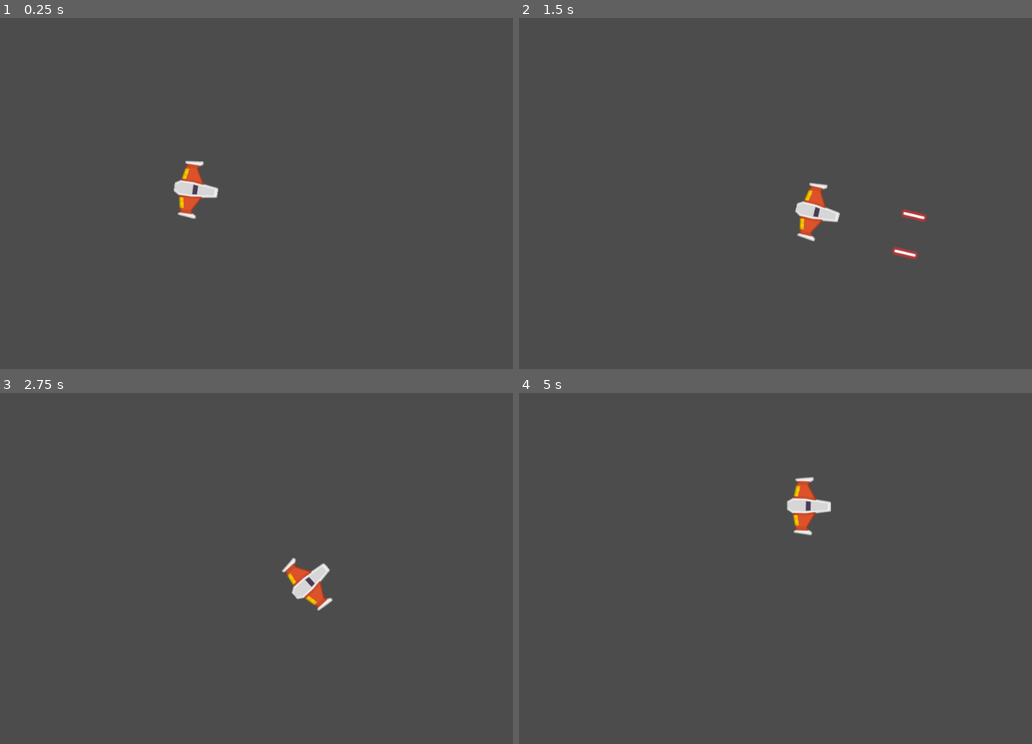
Above: before the commit, frames 1-4 (two rows, left to right).
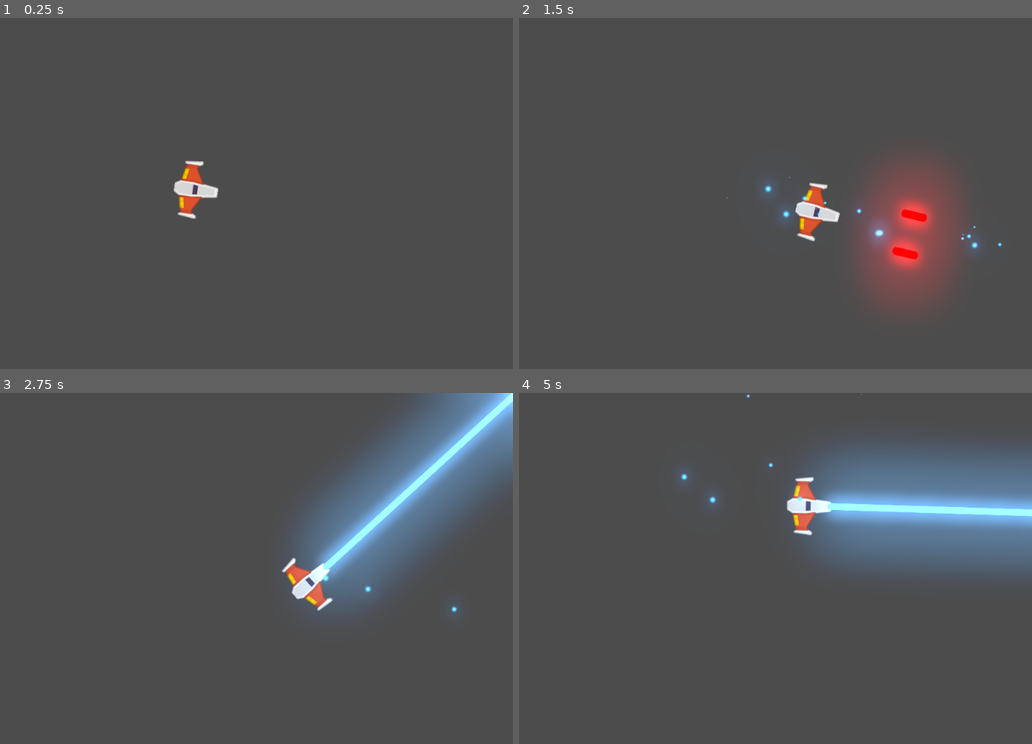
Above: after the commit, the same moments.

Repository: gmr1990/GODOT_CURSO_PIXEL_LAB_ETAPA3_Meteoritos
Game: Godot game, scene res://juego/Niveles/NivelTest.tscn
Two runs of this game, one before a commit and one after it. Both use one fixed random seed, a clock stepped at 60 frames per second and the inputs below.
Inputs:
- Up to frame 1 (0.25 s): no input
- Up to frame 2 (1.5 s): hold W (mover_adelante) 0.53-1.28 s; hold L (disparo_secundario, bound only after the commit) 0.53-1.28 s; hold S (mover_atras) from 1.28 s (still down); tap Space (disparo_principal) at 1.35 s
- Up to frame 3 (2.75 s): tap L (disparo_secundario, bound only after the commit) at 1.55, 2.3 s; release S (mover_atras) at 2.03 s; hold W (mover_adelante) from 2.03 s (still down); hold A (rotar_antihorario) from 2.03 s (still down)
- Up to frame 4 (5 s): release A (rotar_antihorario) at 2.78 s; tap D (rotar_horario) at 2.85 s; tap L (disparo_secundario, bound only after the commit) at 3.05, 4.35 s; release W (mover_adelante) at 3.53 s; hold L (disparo_secundario, bound only after the commit) 3.53-4.28 s; hold S (mover_atras) from 3.53 s (still down)

The runs differ from the first frame. In frame 2, 7.1% of the frame differs, in the area x 40-95%, y 40-83%; in frame 3, 16%; in frame 4, 16%, in the area x 31-100%, y 0-53%.

Commit message:
efectos Glow

Diff:
--- a/default_env.tres
+++ b/default_env.tres
@@ -1,5 +1,11 @@
 [gd_resource type="Environment" load_steps=2 format=2]
+
 [sub_resource type="ProceduralSky" id=1]
+
 [resource]
-background_mode = 2
+background_mode = 4
 background_sky = SubResource( 1 )
+glow_enabled = true
+glow_intensity = 0.6
+glow_blend_mode = 0
+glow_bicubic_upscale = true
--- a/juego/Naves/Player/Player.gd
+++ b/juego/Naves/Player/Player.gd
@@ -13,9 +13,18 @@
 
 # Atributos Onready
 onready var canion:Canion = $Canion
+onready var laser:RayoLaser = $LaserBeam2D
 
 
 ## Metodos
+func _unhandled_input(event: InputEvent) -> void:
+	# Veo si se presiona tecla de Disparo Rayo
+	if event.is_action_pressed("disparo_secundario"):
+		laser.set_is_casting(true)
+
+	if event.is_action_released("disparo_secundario"):
+		laser.set_is_casting(false)
+
 func _integrate_forces(state: Physics2DDirectBodyState) -> void:
 	apply_central_impulse(empuje.rotated(rotation))
 	apply_torque_impulse(dir_rotacion * potencia_rotacion)
@@ -24,6 +33,8 @@
 
 func _process(delta: float) -> void:
 	player_input()
+
+
 
 ## Metodos Custom
 func player_input() -> void:
--- a/juego/Naves/Player/Player.tscn
+++ b/juego/Naves/Player/Player.tscn
@@ -1,7 +1,9 @@
-[gd_scene load_steps=5 format=2]
+[gd_scene load_steps=7 format=2]
 
 [ext_resource path="res://juego/Naves/Player/player_orange.png" type="Texture" id=1]
 [ext_resource path="res://juego/Proyectiles/Canion.tscn" type="PackedScene" id=2]
+[ext_resource path="res://juego/Proyectiles/Laser/LaserBeam2D.tscn" type="PackedScene" id=3]
+[ext_resource path="res://juego/SoundFX/Disparo Laser002B.ogg" type="AudioStream" id=4]
 
 [sub_resource type="PhysicsMaterial" id=1]
 friction = 0.0
@@ -32,4 +34,10 @@
 [node name="PuntoDerecho" parent="Canion" index="1"]
 position = Vector2( 0, 33 )
 
+[node name="DisparoSFX" parent="Canion" index="2"]
+stream = ExtResource( 4 )
+
+[node name="LaserBeam2D" parent="." instance=ExtResource( 3 )]
+position = Vector2( 36.5377, -0.314987 )
+
 [editable path="Canion"]
--- a/juego/Niveles/NivelTest.tscn
+++ b/juego/Niveles/NivelTest.tscn
@@ -1,7 +1,8 @@
-[gd_scene load_steps=4 format=2]
+[gd_scene load_steps=5 format=2]
 
 [ext_resource path="res://juego/Naves/Player/Player.tscn" type="PackedScene" id=1]
 [ext_resource path="res://juego/Naves/Player/Player.gd" type="Script" id=2]
+[ext_resource path="res://default_env.tres" type="Environment" id=3]
 [ext_resource path="res://juego/Niveles/Nivel.gd" type="Script" id=4]
 
 [node name="NivelTest" type="Node2D"]
@@ -13,3 +14,6 @@
 can_sleep = false
 script = ExtResource( 2 )
 potencia_rotacion = 6
+
+[node name="WorldEnvironment" type="WorldEnvironment" parent="."]
+environment = ExtResource( 3 )
--- a/juego/Proyectiles/Canion.gd
+++ b/juego/Proyectiles/Canion.gd
@@ -42,7 +42,7 @@
 
 func disparar() -> void:
 	esta_enfriado = false
-	disparo_sfx.play()
+	#disparo_sfx.play()
 	timer_enfriamiento.start()
 	disparo_sfx.play()
 	for punto_disparo in puntos_disparo:
--- /dev/null
+++ b/juego/Proyectiles/Laser/LaserBeam2D.gd
@@ -0,0 +1,86 @@
+# Casts a laser along a raycast, emitting particles on the impact point.
+# Use `is_casting` to make the laser fire and stop.
+# You can attach it to a weapon or a ship; the laser will rotate with its parent.
+class_name RayoLaser
+extends RayCast2D
+
+# Speed at which the laser extends when first fired, in pixels per seconds.
+export var cast_speed := 7000.0
+# Maximum length of the laser in pixels.
+export var max_length := 1400.0
+# Base duration of the tween animation in seconds.
+export var growth_time := 0.1
+
+# If `true`, the laser is firing.
+# It plays appearing and disappearing animations when it's not animating.
+# See `appear()` and `disappear()` for more information.
+var is_casting := false setget set_is_casting
+
+onready var fill := $FillLine2D
+onready var tween := $Tween
+onready var casting_particles := $CastingParticles2D
+onready var collision_particles := $CollisionParticles2D
+onready var beam_particles := $BeamParticles2D
+
+onready var line_width: float = fill.width
+
+onready var laser_sfx: AudioStreamPlayer2D = $LaserSFX
+
+func _ready() -> void:
+	set_physics_process(false)
+	fill.points[1] = Vector2.ZERO
+
+
+func _physics_process(delta: float) -> void:
+	cast_to = (cast_to + Vector2.RIGHT * cast_speed * delta).clamped(max_length)
+	cast_beam()
+
+# Metodo que prende y apaga el laser
+func set_is_casting(cast: bool) -> void:
+	is_casting = cast
+
+	if is_casting:
+		laser_sfx.play() #Ejecuta el sonido
+		cast_to = Vector2.ZERO
+		fill.points[1] = cast_to
+		appear()
+	else:
+		laser_sfx.stop() # Si se suelta se detiene el sonido
+		collision_particles.emitting = false
+		disappear()
+
+	set_physics_process(is_casting)
+	beam_particles.emitting = is_casting
+	casting_particles.emitting = is_casting
+
+
+# Controls the emission of particles and extends the Line2D to `cast_to` or the ray's
+# collision point, whichever is closest.
+func cast_beam() -> void:
+	var cast_point := cast_to
+
+	force_raycast_update()
+	collision_particles.emitting = is_colliding()
+
+	if is_colliding():
+		cast_point = to_local(get_collision_point())
+		collision_particles.global_rotation = get_collision_normal().angle()
+		collision_particles.position = cast_point
+
+	fill.points[1] = cast_point
+	beam_particles.position = cast_point * 0.5
+	beam_particles.process_material.emission_box_extents.x = cast_point.length() * 0.5
+
+
+func appear() -> void:
+	if tween.is_active():
+		tween.stop_all()
+	tween.interpolate_property(fill, "width", 0, line_width, growth_time * 2)
+	tween.start()
+
+
+func disappear() -> void:
+	if tween.is_active():
+		tween.stop_all()
+	tween.interpolate_property(fill, "width", fill.width, 0, growth_time)
+	tween.start()
--- /dev/null
+++ b/juego/Proyectiles/Laser/LaserBeam2D.tscn
@@ -0,0 +1,116 @@
+[gd_scene load_steps=13 format=2]
+
+[ext_resource path="res://juego/Proyectiles/Laser/LaserBeam2D.gd" type="Script" id=1]
+[ext_resource path="res://juego/Proyectiles/Laser/glowing_circle.png" type="Texture" id=2]
+[ext_resource path="res://juego/SoundFX/Rayo_Laser.ogg" type="AudioStream" id=3]
+
+[sub_resource type="Gradient" id=1]
+offsets = PoolRealArray( 0.582915, 1 )
+colors = PoolColorArray( 1, 1, 1, 1, 1, 1, 1, 0 )
+
+[sub_resource type="GradientTexture" id=2]
+gradient = SubResource( 1 )
+
+[sub_resource type="Curve" id=3]
+_data = [ Vector2( 0.518072, 1 ), 0.0, -3.53434, 0, 0, Vector2( 1, 0 ), 0.0, 0.0, 0, 0 ]
+
+[sub_resource type="CurveTexture" id=4]
+curve = SubResource( 3 )
+
+[sub_resource type="ParticlesMaterial" id=5]
+flag_disable_z = true
+gravity = Vector3( 0, 0, 0 )
+initial_velocity = 100.0
+orbit_velocity = 0.0
+orbit_velocity_random = 0.0
+scale = 0.5
+scale_curve = SubResource( 4 )
+color_ramp = SubResource( 2 )
+
+[sub_resource type="Curve" id=6]
+_data = [ Vector2( 0, 0 ), 0.0, 0.0, 0, 0, Vector2( 0.503614, 0.957505 ), 0.0, 0.0, 0, 0, Vector2( 1, 0 ), 0.0, 0.0, 0, 0 ]
+
+[sub_resource type="CurveTexture" id=7]
+curve = SubResource( 6 )
+
+[sub_resource type="ParticlesMaterial" id=8]
+emission_shape = 2
+emission_box_extents = Vector3( 60, 20, 1 )
+flag_align_y = true
+flag_disable_z = true
+direction = Vector3( -1, 0, 0 )
+spread = 0.0
+gravity = Vector3( 0, 0, 0 )
+initial_velocity = 30.0
+orbit_velocity = 0.0
+orbit_velocity_random = 0.0
+tangential_accel = 100.0
+tangential_accel_random = 1.0
+scale = 0.3
+scale_curve = SubResource( 7 )
+
+[sub_resource type="ParticlesMaterial" id=9]
+flag_disable_z = true
+spread = 50.0
+gravity = Vector3( 0, 0, 0 )
+initial_velocity = 300.0
+orbit_velocity = 0.0
+orbit_velocity_random = 0.0
+scale = 0.5
+scale_curve = SubResource( 4 )
+color_ramp = SubResource( 2 )
+
+[node name="LaserBeam2D" type="RayCast2D"]
+enabled = true
+cast_to = Vector2( 0, 0 )
+script = ExtResource( 1 )
+
+[node name="FillLine2D" type="Line2D" parent="."]
+modulate = Color( 1.5, 1.5, 1.5, 1 )
+points = PoolVector2Array( 0, 0, 100, 0 )
+default_color = Color( 0.301961, 0.65098, 1, 1 )
+texture_mode = 2
+joint_mode = 2
+begin_cap_mode = 2
+end_cap_mode = 2
+sharp_limit = 8.0
+antialiased = true
+
+[node name="CastingParticles2D" type="Particles2D" parent="."]
+modulate = Color( 1.5, 1.5, 1.5, 1 )
+show_behind_parent = true
+emitting = false
+lifetime = 0.3
+visibility_rect = Rect2( 0, -18.722, 29.6756, 38.4841 )
+local_coords = false
+process_material = SubResource( 5 )
+texture = ExtResource( 2 )
+
+[node name="BeamParticles2D" type="Particles2D" parent="."]
+modulate = Color( 1.5, 1.5, 1.5, 1 )
+emitting = false
+amount = 50
+preprocess = 1.0
+randomness = 1.0
+visibility_rect = Rect2( -2500, -2500, 5000, 5000 )
+local_coords = false
+draw_order = 1
+process_material = SubResource( 8 )
+texture = ExtResource( 2 )
+
+[node name="CollisionParticles2D" type="Particles2D" parent="."]
+modulate = Color( 1.5, 1.5, 1.5, 1 )
+show_behind_parent = true
+emitting = false
+amount = 16
+lifetime = 0.3
+visibility_rect = Rect2( -2500, -2500, 5000, 5000 )
+local_coords = false
+process_material = SubResource( 9 )
+texture = ExtResource( 2 )
+
+[node name="Tween" type="Tween" parent="."]
+
+[node name="LaserSFX" type="AudioStreamPlayer2D" parent="."]
+stream = ExtResource( 3 )
+bus = "SFX"
--- a/juego/Proyectiles/Proyectil.tscn
+++ b/juego/Proyectiles/Proyectil.tscn
@@ -11,6 +11,8 @@
 script = ExtResource( 2 )
 
 [node name="Sprite" type="Sprite" parent="."]
+modulate = Color( 2, 0, 0, 1 )
+position = Vector2( 0.25, -1.13687e-13 )
 rotation = 1.5708
 scale = Vector2( 1.5, 1.2 )
 texture = ExtResource( 1 )
--- a/project.godot
+++ b/project.godot
@@ -23,11 +23,17 @@
 "class": "Proyectil",
 "language": "GDScript",
 "path": "res://juego/Proyectiles/Proyectil.gd"
+}, {
+"base": "RayCast2D",
+"class": "RayoLaser",
+"language": "GDScript",
+"path": "res://juego/Proyectiles/Laser/LaserBeam2D.gd"
 } ]
 _global_script_class_icons={
 "Canion": "",
 "Player": "",
-"Proyectil": ""
+"Proyectil": "",
+"RayoLaser": ""
 }
 
 [application]
@@ -76,6 +82,12 @@
 , Object(InputEventJoypadButton,"resource_local_to_scene":false,"resource_name":"","device":-1,"button_index":0,"pressure":0.0,"pressed":false,"script":null)
  ]
 }
+disparo_secundario={
+"deadzone": 0.5,
+"events": [ Object(InputEventJoypadButton,"resource_local_to_scene":false,"resource_name":"","device":-1,"button_index":1,"pressure":0.0,"pressed":false,"script":null)
+, Object(InputEventKey,"resource_local_to_scene":false,"resource_name":"","device":0,"alt":false,"shift":false,"control":false,"meta":false,"command":false,"pressed":false,"scancode":76,"unicode":0,"echo":false,"script":null)
+ ]
+}
 
 [physics]
 
Binary file added: juego/Proyectiles/Laser/glowing_circle.png
Not shown, added: juego/Proyectiles/Laser/glowing_circle.png.import
Not shown, added: juego/SoundFX/Disparo Laser002B.ogg.import
Not shown, added: juego/SoundFX/Rayo_Laser.ogg.import
Not shown, changed: juego/SoundFX/Disparo Laser000.ogg
Not shown, added: juego/SoundFX/Disparo Laser002B.ogg
Not shown, added: juego/SoundFX/Rayo_Laser.ogg
